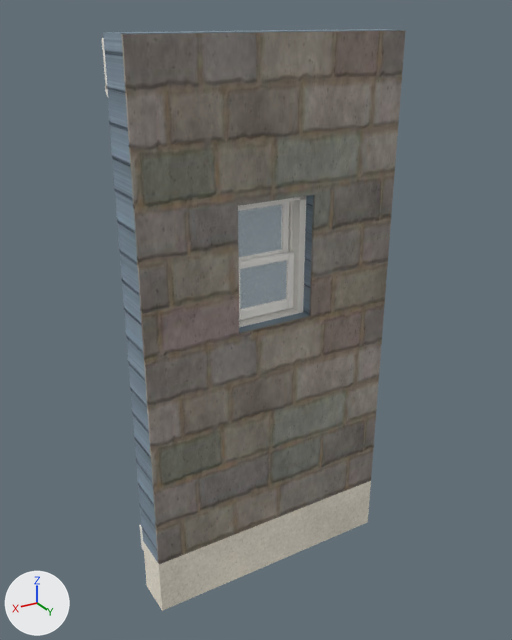
What one commit did to the glTF model kits/armazem/pieces/wall_siding_small_window.glb.
One viewpoint serves both versions: a camera (50 mm lens) standing at (2.5, 4.19, 3.72) and looking at (0.04, 0.08, 1.67). Lighting does not change. The marker at lower left points along +X, +Y and +Z. The older version comes first. Where no turn or scale is listed for an object, it has been applied to the vertices. Vertices at exactly the same position are counted once.

The older version as bpy lines, for what is in view:
```python
ob_wall_siding_small_window_frame = bpy.data.objects.new('wall_siding_small_window_frame', me_wall_siding_small_window_frame)
ob_wall_siding_small_window_frame.location = (0.0, 0.0, 0.0)
ob_wall_siding_small_window_plaster = bpy.data.objects.new('wall_siding_small_window_plaster', me_wall_siding_small_window_plaster)
ob_wall_siding_small_window_plaster.location = (0.0, 0.0, 0.0)
ob_wall_siding_small_window_stone = bpy.data.objects.new('wall_siding_small_window_stone', me_wall_siding_small_window_stone)
ob_wall_siding_small_window_stone.location = (0.0, 0.0, 0.0)
# also in view: 'wall_siding_small_window_siding' at (0.0, 0.13, 1.82); 'wall_siding_small_window_glass' at (0.0, 0.1, 2.15); 'wall_siding_small_window_sash' at (0.0, 0.1, 2.14)
```
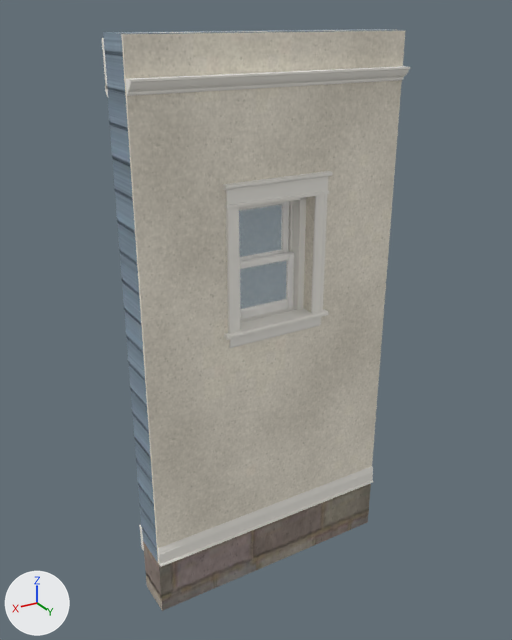
What differs and where, as boxes (x1, y1, x2, y2) in the pictures (512 x 640 px):
'wall_siding_small_window_plaster', surface changed (lighter): (121, 31, 406, 564) in both
'molduras', added: after (126, 66, 410, 567)
'wall_siding_small_window_stone', surface changed (darker): (143, 483, 371, 611) in both
part 1 of me_wall_siding_small_window_plaster, added: after (162, 30, 346, 33)
part 2 of me_wall_siding_small_window_plaster, added: after (303, 196, 313, 311)
'wall_siding_small_window_sash', unchanged, covered by the edit: before (238, 202, 294, 320); after (239, 202, 289, 261)

What changed in the scene script:
```text
Change mat_plaster:
    where n2 = _N.new('ShaderNodeTexImage'); n2.name = 'Image Texture'
    n2.image: img_image_0 -> img_image_8
    where n5 = _N.new('ShaderNodeTexImage'); n5.name = 'Image Texture.001'
    n5.image: img_image_3 -> img_image_11
    where n7 = _N.new('ShaderNodeTexImage'); n7.name = 'Image Texture.002'
    n7.image: img_image_1 -> img_image_9
Change mat_stone:
    where n2 = _N.new('ShaderNodeTexImage'); n2.name = 'Image Texture'
    n2.image: img_image_8 -> img_image_0
    where n5 = _N.new('ShaderNodeTexImage'); n5.name = 'Image Texture.001'
    n5.image: img_image_11 -> img_image_3
    where n7 = _N.new('ShaderNodeTexImage'); n7.name = 'Image Texture.002'
    n7.image: img_image_9 -> img_image_1
Change me_wall_siding_small_window_plaster:
    used by ob_wall_siding_small_window_plaster; location = (0.0, 0.0, 0.0)
    remove me_wall_siding_small_window_plaster.from_pydata(...)  # 32 vertices, 48 faces; spans x -1.0..1.0, y 0.28..0.3, z 0.0..3.62
    add me_wall_siding_small_window_plaster.from_pydata(...)  # 51 vertices, 69 faces; spans x -1.0..1.0, y 0.2..0.3, z 0.0..3.63
    me_wall_siding_small_window_plaster part 1: 11 vertices added at x -1.0..1.0, y 0.2..0.28, z 3.63
    me_wall_siding_small_window_plaster part 2: 8 vertices added at x -0.3..0.3, y 0.2, z 1.7..2.6
Add me_molduras:
    me_molduras.from_pydata(...)  # 132 vertices, 228 faces; spans x -1.0..1.0, y 0.2..0.38, z 0.0..3.4
    me_molduras.materials.append(mat_trim)  # white #f8f6ee
Add ob_molduras:
    ob_molduras = bpy.data.objects.new('molduras', me_molduras)
    ob_molduras.location = (0.0, 0.0, 0.0)
```
